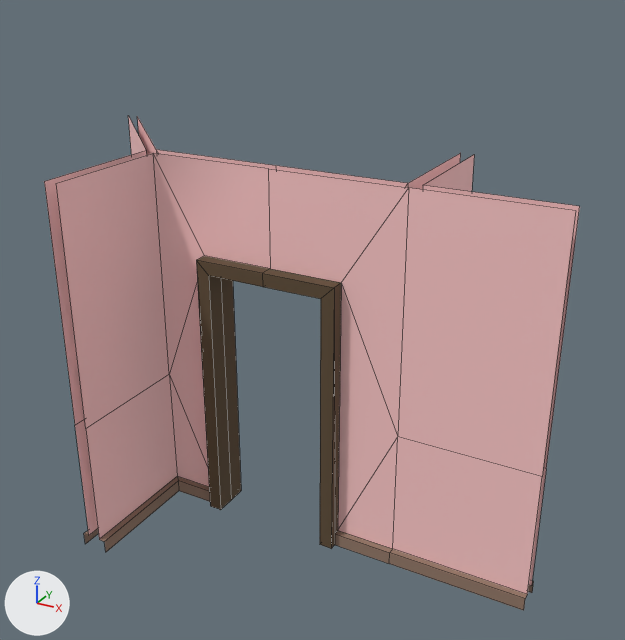
Renders of the FBX model Content/Game_Art/FBX/Archi/SM_T_Coin.fbx from each side of a commit.
Camera for both pictures: a camera (50 mm lens) standing at (2.96, -4.83, 4.18) and looking at (0.23, 0.13, 1.7). Every picture has the same lights, and +X, +Y and +Z are marked at lower left. Mesh edges are drawn as thin lines. Where no turn or scale is listed for an object, it has been applied to the vertices.

Before the edit, the objects in view are built like this:
```python
me_mesh = bpy.data.meshes.new('Mesh')
me_mesh.from_pydata(...)  # 115 vertices, 84 faces; spans x -2.1..2.0, y -1.0..1.0, z 0.0..2.8
# faces by material slot: [32, 24, 28]
me_mesh.materials.append(mat_mur)  # its picture is missing
me_mesh.materials.append(mat_bois_1)  # its picture is missing
me_mesh.materials.append(mat_bois_2)  # its picture is missing
ob_sm_t_coin = bpy.data.objects.new('SM_T_Coin', me_mesh)
ob_sm_t_coin.location = (0.0, 0.0, 0.0)
```
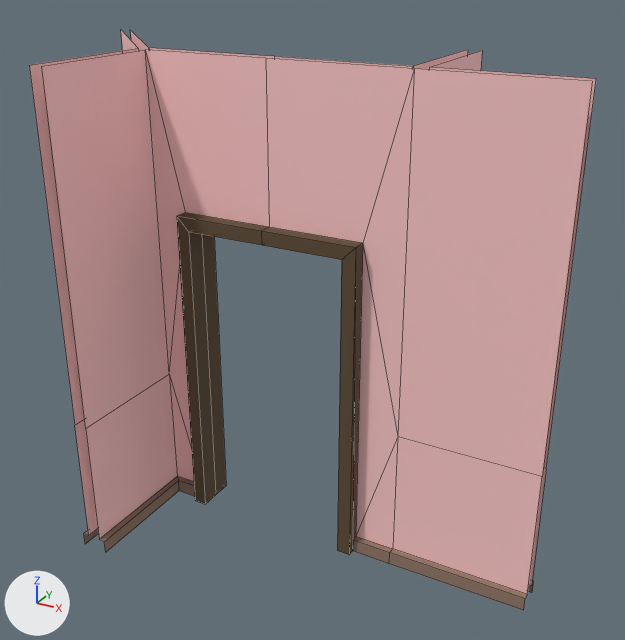
Changed parts and their boxes (x1, y1, x2, y2) in the pictures (625 x 640 px; the box of a moved part takes in the faces that stretch with it):
'SM_T_Coin', reshaped (17% taller)
    before: (44, 116, 580, 610)
    after: (29, 30, 596, 610)
part 1 of me_mesh, moved or reshaped
    before: (169, 374, 210, 502)
    after: (169, 374, 195, 496)
part 2 of me_mesh, moved or reshaped
    before: (153, 150, 241, 510)
    after: (145, 50, 226, 504)
part 3 of me_mesh, moved or reshaped
    before: (153, 149, 276, 287)
    after: (146, 48, 274, 245)
part 4 of me_mesh, moved or reshaped
    before: (44, 116, 580, 476)
    after: (29, 30, 596, 476)
part 5 of me_mesh, moved or reshaped
    before: (335, 437, 398, 564)
    after: (352, 437, 398, 564)
part 6 of me_mesh, moved or reshaped
    before: (262, 165, 409, 549)
    after: (261, 56, 414, 555)

Edits to the bpy script that builds the scene:
```text
Change me_mesh:
    where me_mesh.from_pydata(...)  # 115 vertices, 84 faces; spans x -2.1..2.0, y -1.0..1.0, z 0.0..2.8
    used by ob_sm_t_coin; location = (0.0, 0.0, 0.0)
    me_mesh part 1: all 11 vertices in x -0.55..-0.45, y -0.15..0.15, z 0.0..0.1 are moved by (-0.15, 0.0, 0.0)
    me_mesh part 2: all 7 vertices in x -0.55..-0.45, y -0.15..0.15, z 2.0..2.1 are moved by (-0.15, 0.0, 0.3)
    me_mesh part 3: all 7 vertices in x 0.0, y -0.15..0.15, z 2.0..2.1 are moved by (0.0, 0.0, 0.3)
    me_mesh part 4: all 16 vertices in x -2.05..2.0, y -1.0..1.0, z 2.8 are moved by (0.0, 0.0, 0.7)
    me_mesh part 5: all 11 vertices in x 0.45..0.55, y -0.15..0.15, z 0.0..0.1 are moved by (0.15, 0.0, 0.0)
    me_mesh part 6: all 7 vertices in x 0.45..0.55, y -0.15..0.15, z 2.0..2.1 are moved by (0.15, 0.0, 0.3)
```
